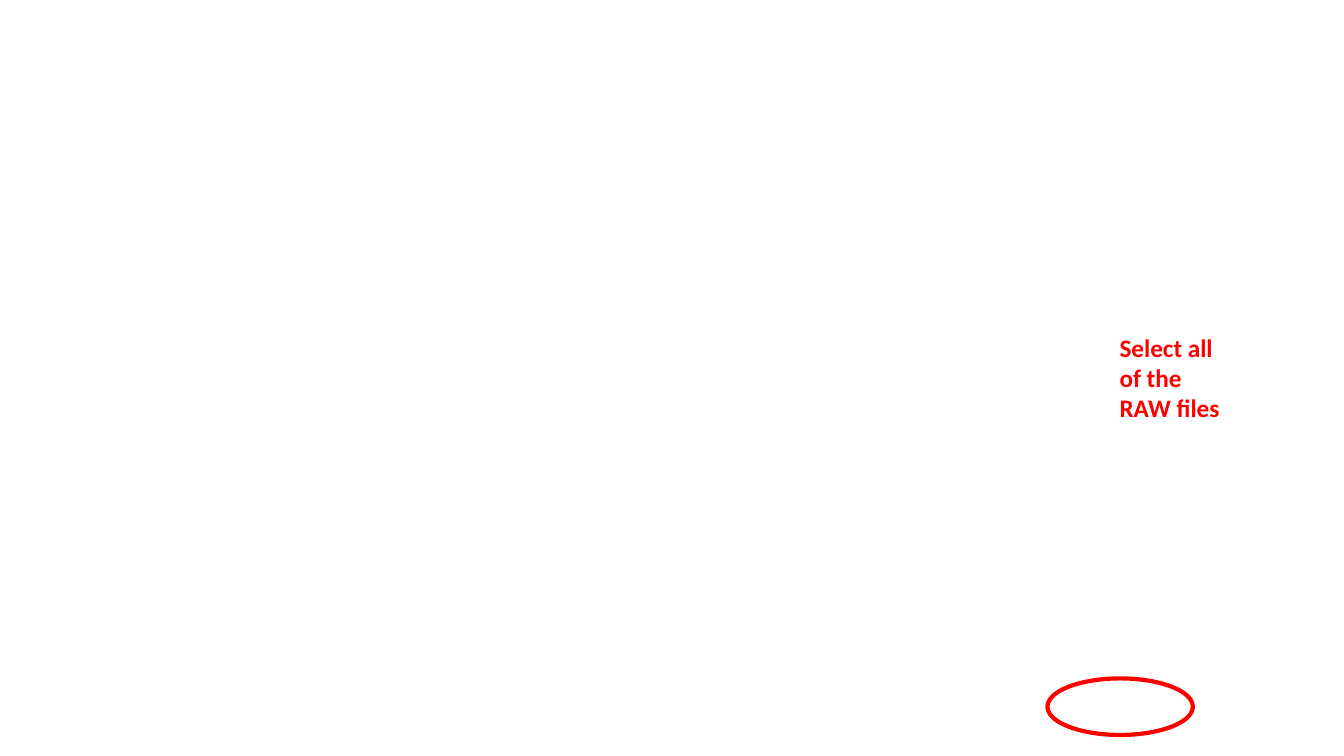
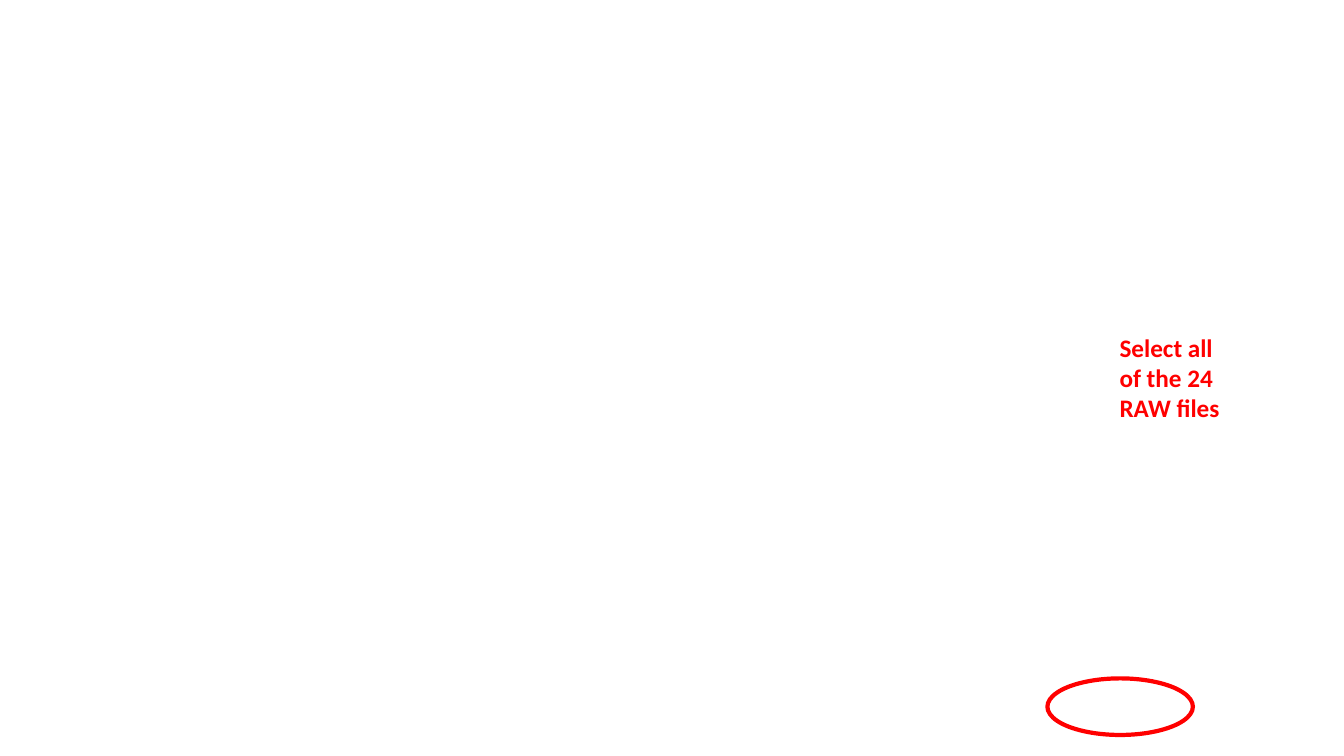
Before and after one commit to pwilmart/PAW_pipeline, a slide deck: slide 11 of MSConvert_GUI_guide.pptx. Drawn at 1344x756 pixels with LibreOffice and Linux fonts; fonts in the diff are those of the drawing; background and template pictures are left out. Boxes give left, top, right and bottom in pixels: in the first picture for what was removed or moved away, otherwise in the second. Text is boxed around its words. In the diff, an @@ line names an element or a change of style, - is before the commit and + after.

Commit message:
updated the Powerpoint files

```diff
--- a/MSConvert_GUI_guide.pptx
+++ b/MSConvert_GUI_guide.pptx
@@ text at bbox=[1120, 339, 1220, 418]: text changed @@
-Select all
-of the
-RAW files
+Select all
+of the 24
+RAW files
```
Also in this commit, not shown: 6 other slides changed, 5 slides added, 5 slides removed, 2 other files.
